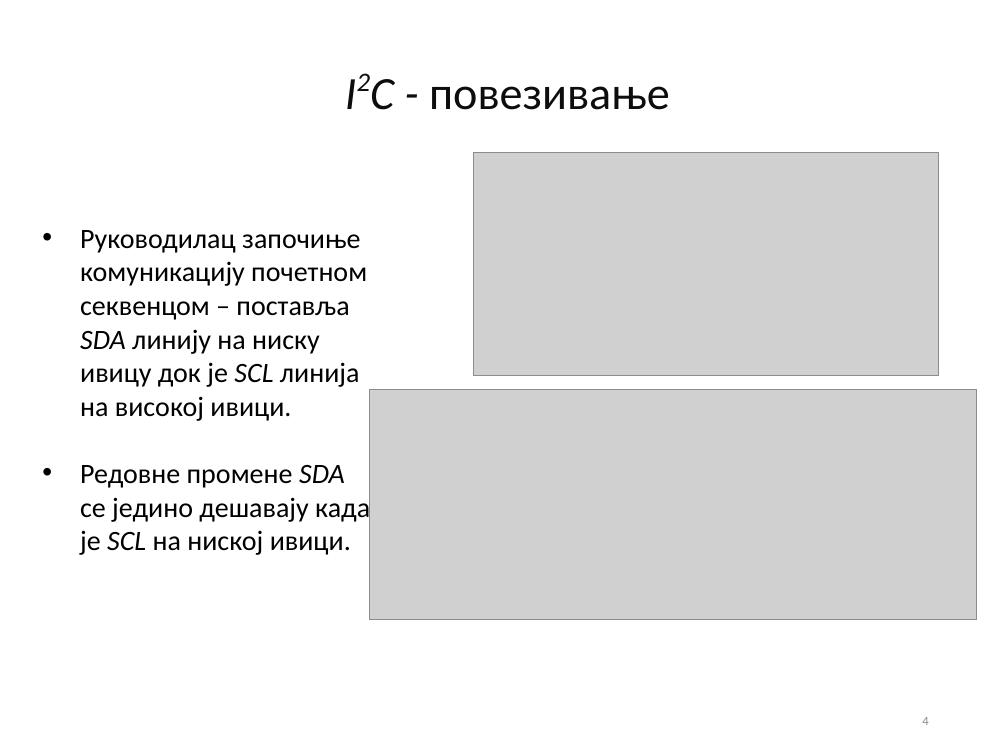
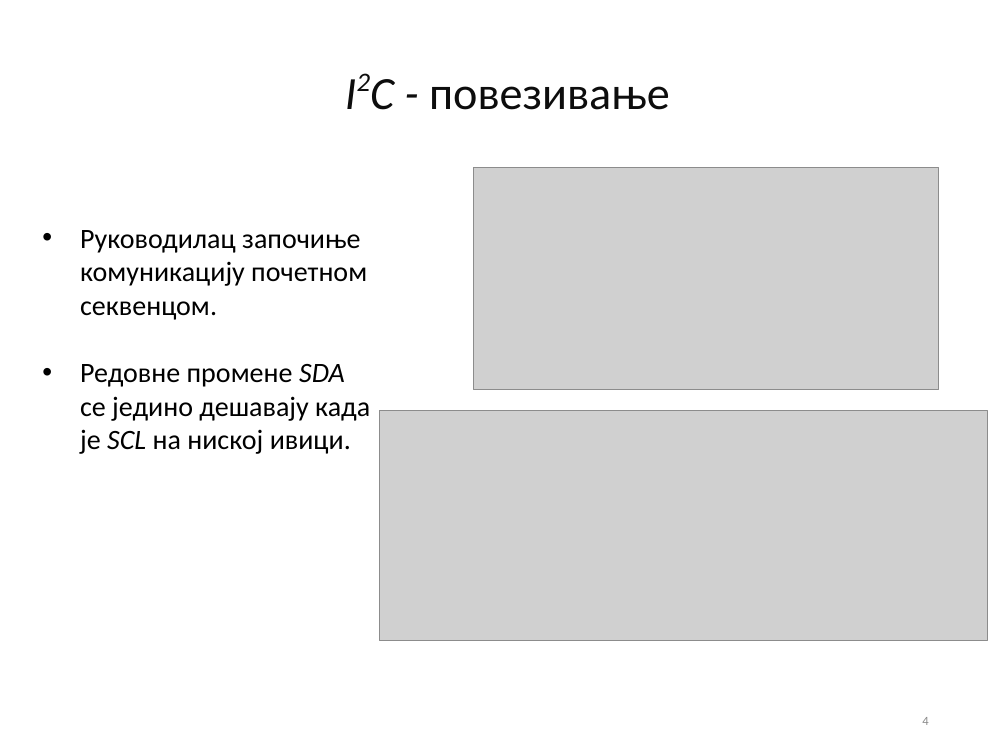
Before and after one commit to fjasic/bsc, a slide deck: slide 4 of documentation/Filip_Jasic_RA46-2014-prezentacija.ppt. Drawn at 1008x756 pixels with LibreOffice and Linux fonts; fonts in the diff are those of the drawing; grey boxes stand for pictures; background and template pictures are left out. Boxes give left, top, right and bottom in pixels: in the first picture for what was removed or moved away, otherwise in the second. Text is boxed around its words. In the diff, an @@ line names an element or a change of style, - is before the commit and + after.

```diff
--- a/documentation/Filip_Jasic_RA46-2014-prezentacija.ppt
+++ b/documentation/Filip_Jasic_RA46-2014-prezentacija.ppt
@@ picture: place and size @@
-picture at [473,153,938,376]
+picture at [473,167,938,390]
@@ text at [80,230,367,320]: text changed @@
-• Руководилац започиње комуникацију почетном секвенцом – поставља SDA линију на ниску ивицу док је SCL линија на високој ивици.
+• Руководилац започиње комуникацију почетном секвенцом.
@@ picture: place and size @@
-picture at [369,390,977,620]
+picture at [379,411,987,641]
```
Also in this commit, not shown: 3 other slides changed.
